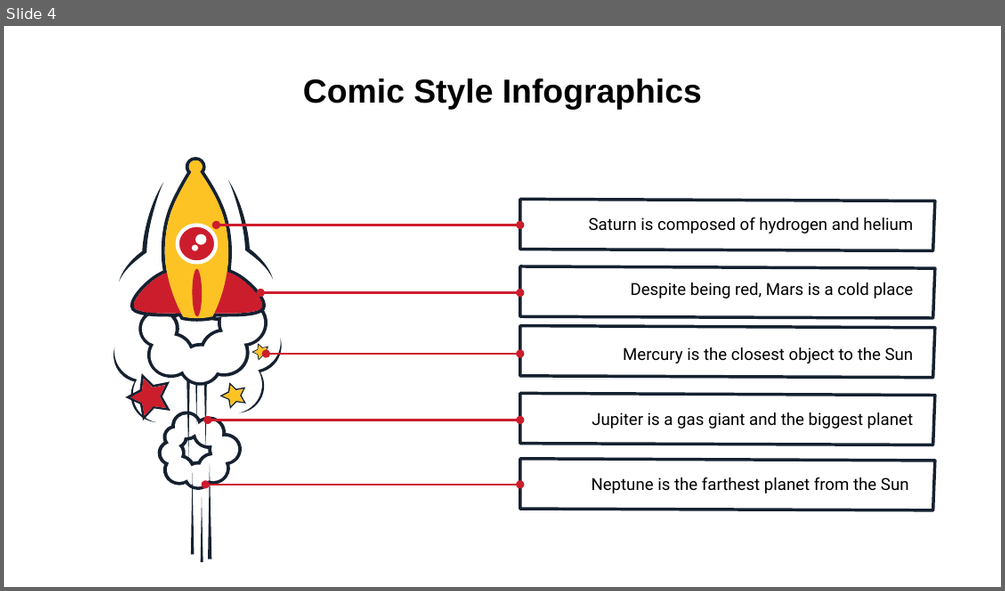
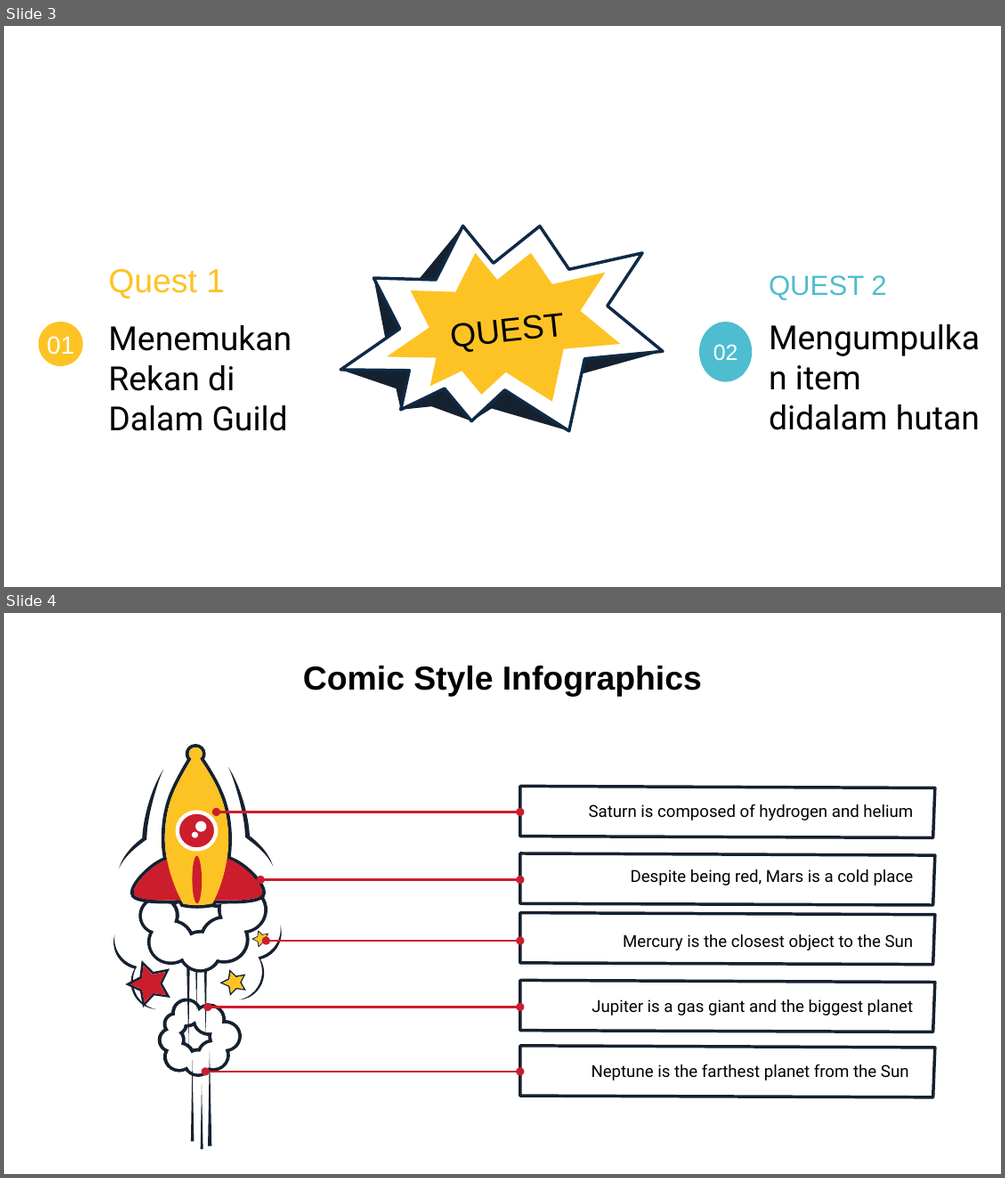
Before and after one commit to Xynyxel/Game, a slide deck: ProjectGame.pptx. Shown one above the other, each under a label of ours: slide 4 before the commit, slides 3 and 4 after it. The pictures are 1005x591 and 1005x1178 pixels, drawn with LibreOffice and Linux fonts; fonts in the diff are those of the drawing. Boxes give left, top, right and bottom in pixels: in the first picture for what was removed or moved away, otherwise in the second. Text is boxed around its words. In the diff, an @@ line names an element or a change of style, - is before the commit and + after.

```diff
--- a/ProjectGame.pptx
+++ b/ProjectGame.pptx
@@ slide 3 added at box(4, 26, 1001, 587), background #FFFFFF @@
@@ freeform shape added at box(341, 225, 663, 431), fill #162130 @@
@@ freeform shape added at box(341, 225, 663, 431), fill #FFFFFF, outline #0E2A47 2.25 pt @@
@@ freeform shape added at box(387, 253, 620, 402), fill #FDC324 @@
@@ text added at box(108, 269, 225, 298), 24 pt, text #FDC324 @@
+Quest 1
@@ text added at box(769, 275, 886, 300), 20 pt, text #4EBDCF @@
+QUEST 2
@@ text added at box(452, 313, 566, 354), 24 pt, text #000000 @@
+QUEST
@@ ellipse added at box(39, 321, 84, 366), fill #FDC324, 18 pt, text #FFFFFF @@
+01
@@ text added at box(108, 325, 291, 431), 24 pt, text #000000 @@
+Menemukan Rekan di Dalam Guild
@@ ellipse added at box(699, 321, 752, 381), fill #4EBDCF, 16 pt, text #FFFFFF @@
+02
@@ text added at box(769, 365, 979, 430), 24 pt, text #000000 @@
+Mengumpulkan item didalam hutan
```
Also in this commit, not shown: 1 slide changed, 1 slide removed, 1 other file.
